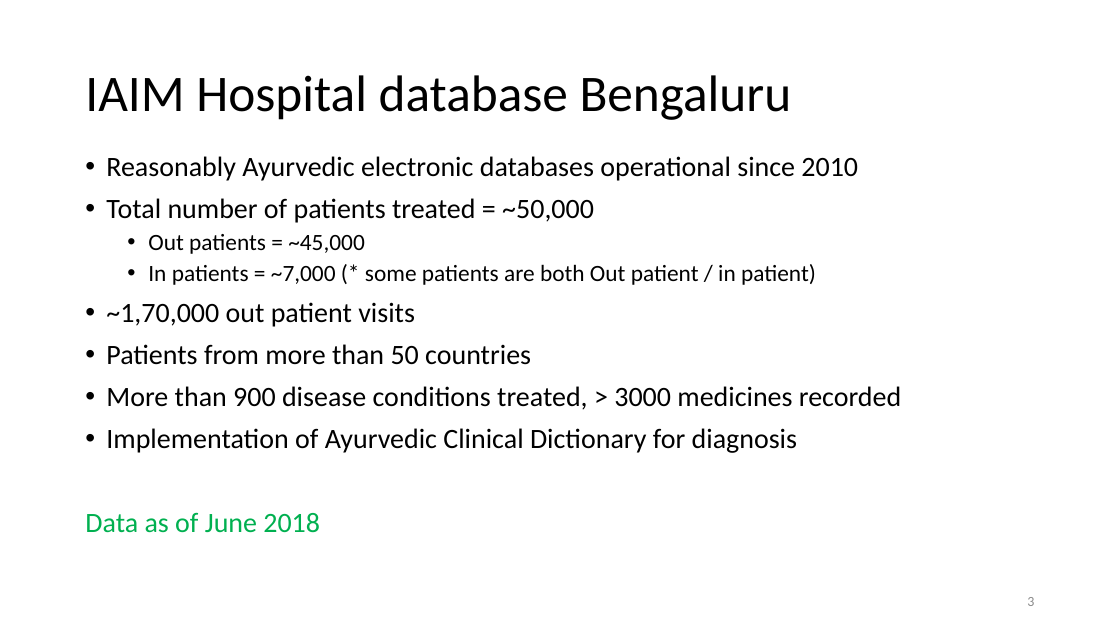
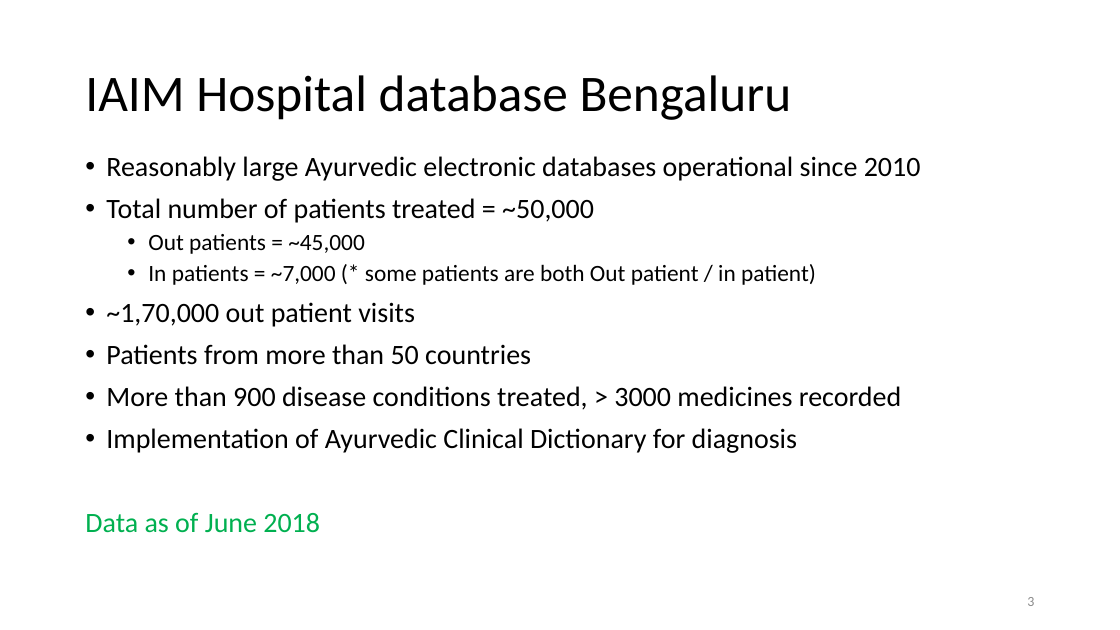
Before and after one commit to coursephd/PostgreSQL, a slide deck: slide 3 of thesis/Pune-Nov2019/01AYUSH-Pune-Nov2019.pptx. Drawn at 1120x630 pixels with LibreOffice and Linux fonts; fonts in the diff are those of the drawing; background and template pictures are left out. Boxes give left, top, right and bottom in pixels: in the first picture for what was removed or moved away, otherwise in the second. Text is boxed around its words. In the diff, an @@ line names an element or a change of style, - is before the commit and + after.

```diff
--- a/thesis/Pune-Nov2019/01AYUSH-Pune-Nov2019.pptx
+++ b/thesis/Pune-Nov2019/01AYUSH-Pune-Nov2019.pptx
@@ text at box(106, 156, 921, 181): text changed @@
-• Reasonably Ayurvedic electronic databases operational since 2010
+• Reasonably large Ayurvedic electronic databases operational since 2010
```
